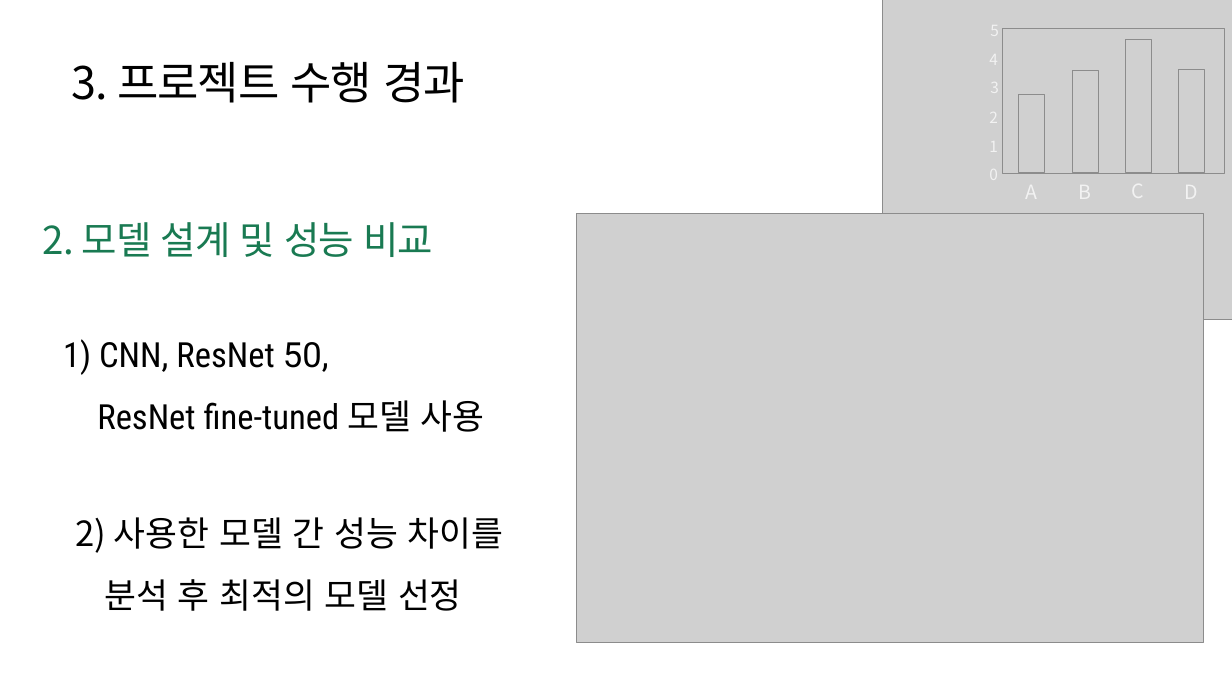
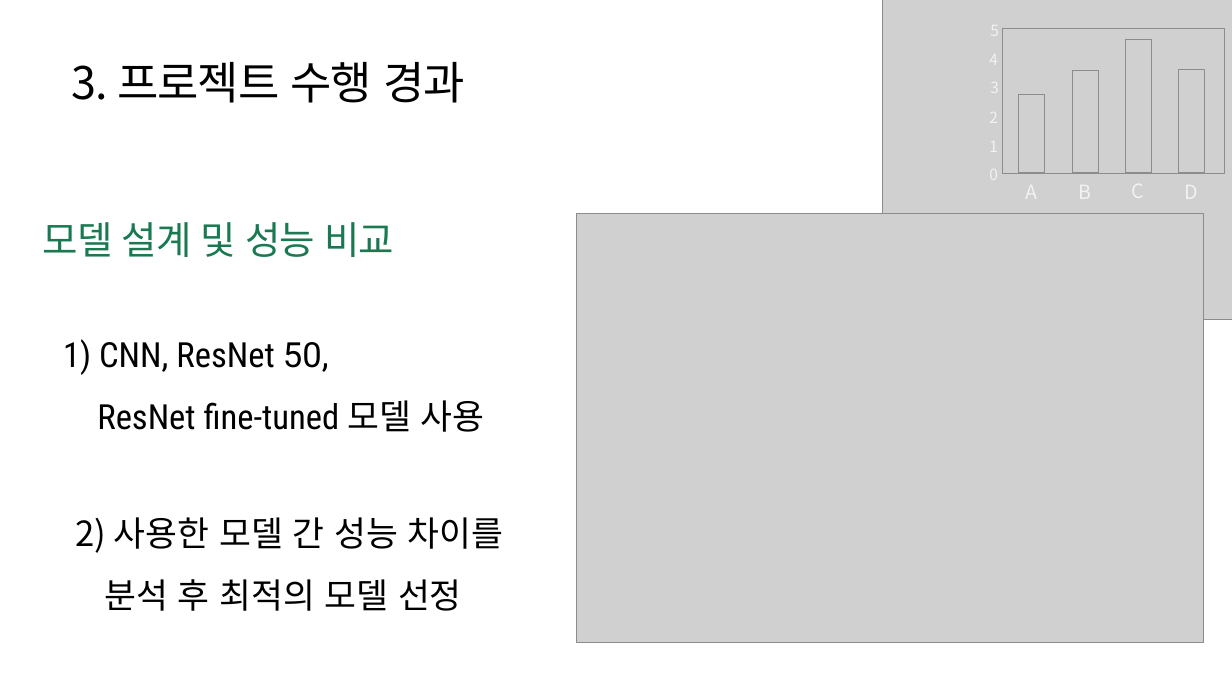
Before and after one commit to parkahjin/brain-hemorrhage, a slide deck: slide 10 of Slide/B팀_Claude_뇌출혈 조기 진단 프로젝트.pptx. Drawn at 1232x693 pixels with LibreOffice and Linux fonts; fonts in the diff are those of the drawing; grey boxes stand for pictures. Boxes give left, top, right and bottom in pixels: in the first picture for what was removed or moved away, otherwise in the second. Text is boxed around its words. In the diff, an @@ line names an element or a change of style, - is before the commit and + after.

```diff
--- a/Slide/B팀_Claude_뇌출혈 조기 진단 프로젝트.pptx
+++ b/Slide/B팀_Claude_뇌출혈 조기 진단 프로젝트.pptx
@@ text at [43, 222, 394, 257]: text changed @@
-2. 모델 설계 및 성능 비교
+모델 설계 및 성능 비교
```
Also in this commit, not shown: 15 other slides changed, 1 slide added, 5 other files.
